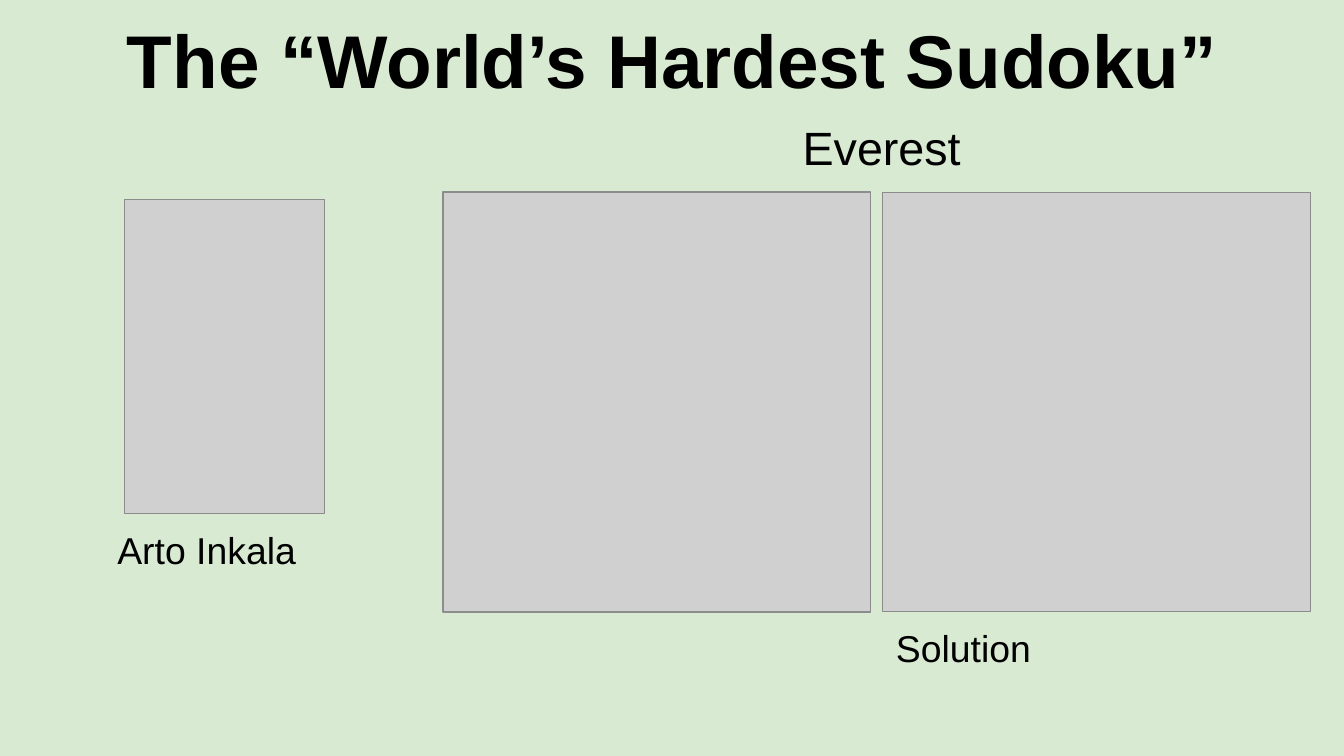
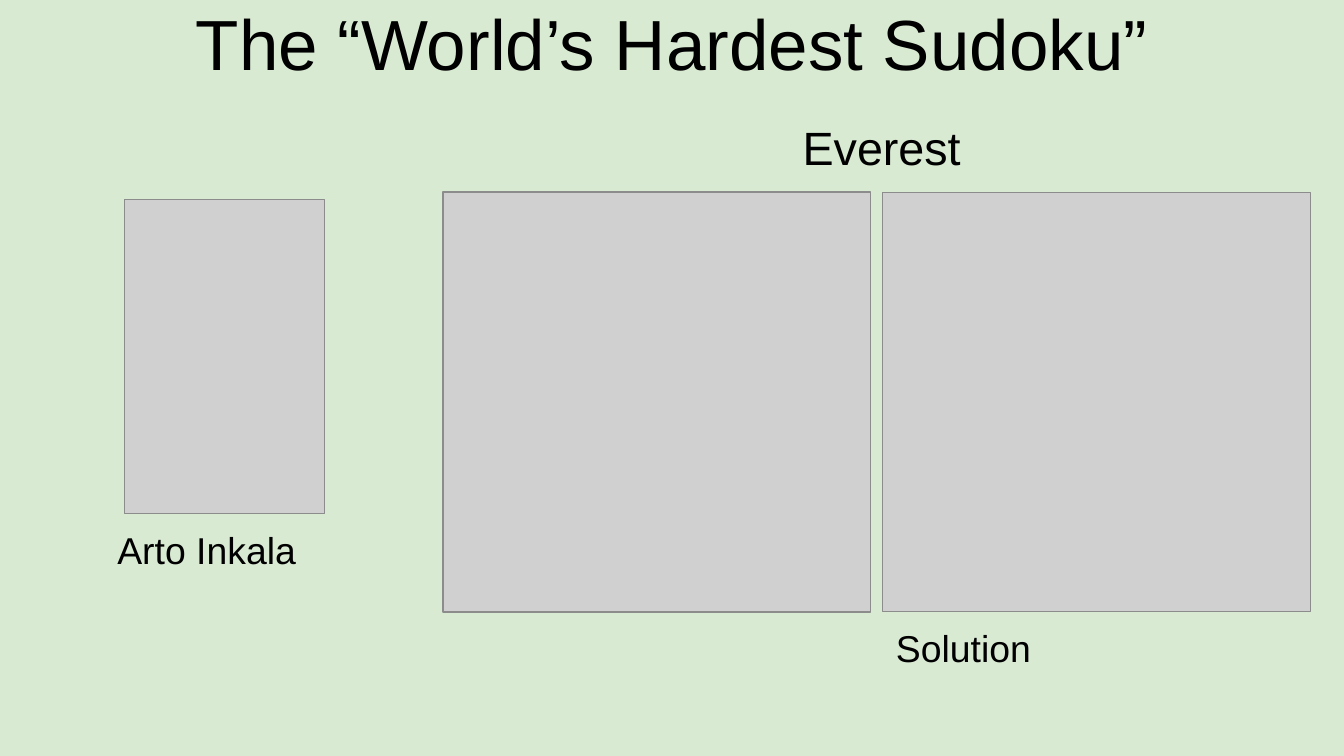
Before and after one commit to jcushing1/Example-Projects, a slide deck: slide 6 of sudoku.pptx. Drawn at 1344x756 pixels with LibreOffice and Linux fonts; fonts in the diff are those of the drawing; grey boxes stand for pictures. Boxes give left, top, right and bottom in pixels: in the first picture for what was removed or moved away, otherwise in the second. Text is boxed around its words. In the diff, an @@ line names an element or a change of style, - is before the commit and + after.

```diff
--- a/sudoku.pptx
+++ b/sudoku.pptx
@@ text "The “World’s Hardest Sudoku”" at <box>196,18,1147,71</box>: size 40 to 38 pt, bold off @@
```
Also in this commit, not shown: 18 other slides changed.
